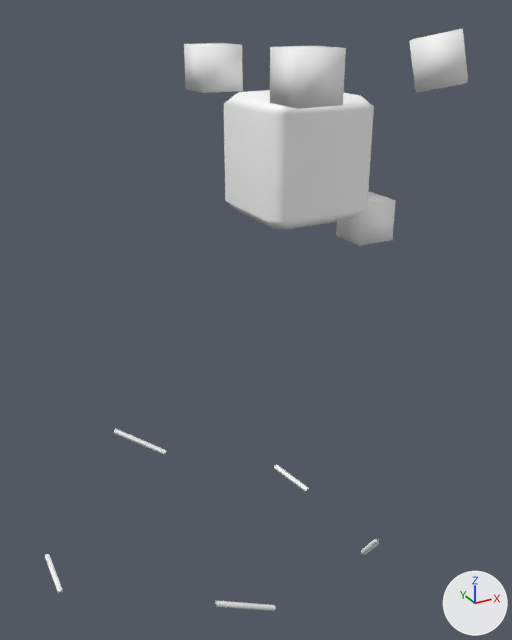
Renders of the FBX model Reference/Resource/Mesh/Animation/Effect/E_BG_Denki.fbx from each side of a commit.
Rendered twice from a 50 mm camera at (-0.0325, -0.0519, 0.0115) aimed at (-0.0014, 0.0046, -0.0168). Arrows for +X, +Y and +Z are at lower right; the lights stay in place. Where no turn or scale is listed for an object, it has been applied to the vertices.

Names of what the first picture shows: 'core', 'line1', 'line2', 'line3', 'line4', 'line5', 'particleL1', 'particleL5', 'particleL6', 'particleL7'.
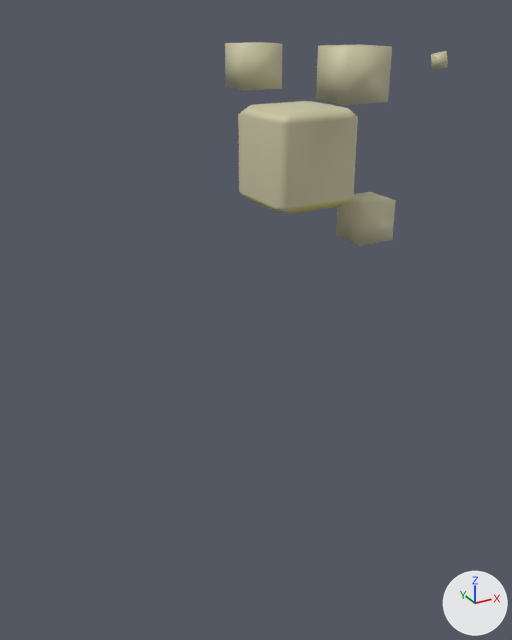
Pixel boxes [x1, y1, x2, y2] of what changed, in the pictures (512 x 640 px):
```json
{"object": "core", "change": "surface changed, rescaled", "before": [224, 90, 374, 229], "after": [238, 101, 358, 214], "on screen": "20% narrower, 19% shorter"}
{"object": "particleL5", "change": "surface changed, moved", "before": [270, 46, 346, 109], "after": [316, 44, 392, 105]}
{"object": "particleL6", "change": "surface changed, moved", "before": [184, 43, 243, 93], "after": [225, 42, 282, 91]}
{"object": "particleL1", "change": "surface changed, rescaled", "before": [409, 28, 468, 93], "after": [431, 51, 448, 70], "on screen": "70% narrower, 70% shorter"}
{"object": "particleL7", "change": "surface changed", "before": [336, 192, 396, 246], "after": [336, 192, 396, 246], "on screen": "grey to yellow"}
{"object": "line1", "change": "surface changed, moved", "before": [215, 600, 276, 611], "on screen": "not visible afterwards"}
{"object": "line4", "change": "surface changed, moved", "before": [113, 428, 166, 455], "on screen": "not visible afterwards"}
{"object": "line5", "change": "surface changed, moved", "before": [45, 554, 63, 594], "on screen": "not visible afterwards"}
{"object": "line2", "change": "surface changed, moved", "before": [274, 464, 309, 492], "on screen": "not visible afterwards"}
{"object": "line3", "change": "surface changed, moved", "before": [361, 539, 379, 555], "on screen": "not visible afterwards"}
```

Edits to the scene script, one JSON object a line:
```json
{"op": "add", "block": "img_e_bg_denki_png", "code": ["img_e_bg_denki_png = load_image('E_BG_Denki.png', 'E_BG_Denki.png', 1024, 1024, 'sRGB')"]}
{"op": "remove", "block": "mat_lambert1", "code": "mat_lambert1.base_color = (1.0, 1.0, 1.0)  # white #ffffff"}
{"op": "set", "path": "mat_lambert1.roughness", "old": "0.553", "new": "0.5"}
{"op": "add", "block": "mat_lambert1", "code": "mat_lambert1.texture = img_e_bg_denki_png  # with its transparency"}
{"op": "set", "path": "ob_line1.location", "old": "(-0.0088, -0.0071, -0.04)", "new": "(0.0, 0.0001, 0.0)"}
{"op": "set", "path": "ob_particlel1.scale", "old": "(1.0, 1.0, 1.0)", "new": "(0.3, 0.3, 0.3)"}
{"op": "set", "path": "ob_line2.location", "old": "(0.0051, 0.0078, -0.04)", "new": "(0.0, 0.0001, 0.0)"}
{"op": "set", "path": "ob_line4.location", "old": "(-0.0079, 0.0241, -0.04)", "new": "(0.0, 0.0001, 0.0)"}
{"op": "set", "path": "ob_line3.location", "old": "(0.006, -0.0062, -0.04)", "new": "(0.0, 0.0001, 0.0)"}
{"op": "set", "path": "ob_core.scale", "old": "(1.0, 1.0, 1.0)", "new": "(0.8, 0.8, 0.8)"}
{"op": "set", "path": "ob_particlel6.location", "old": "(-0.004, 0.0077, 0.0068)", "new": "(0.0, 0.0077, 0.0068)"}
{"op": "set", "path": "ob_particlel5.location", "old": "(-0.004, -0.0075, 0.0071)", "new": "(0.0, -0.0075, 0.0071)"}
{"op": "set", "path": "ob_line5.location", "old": "(-0.0236, 0.006, -0.04)", "new": "(0.0, 0.0001, 0.0)"}
```
